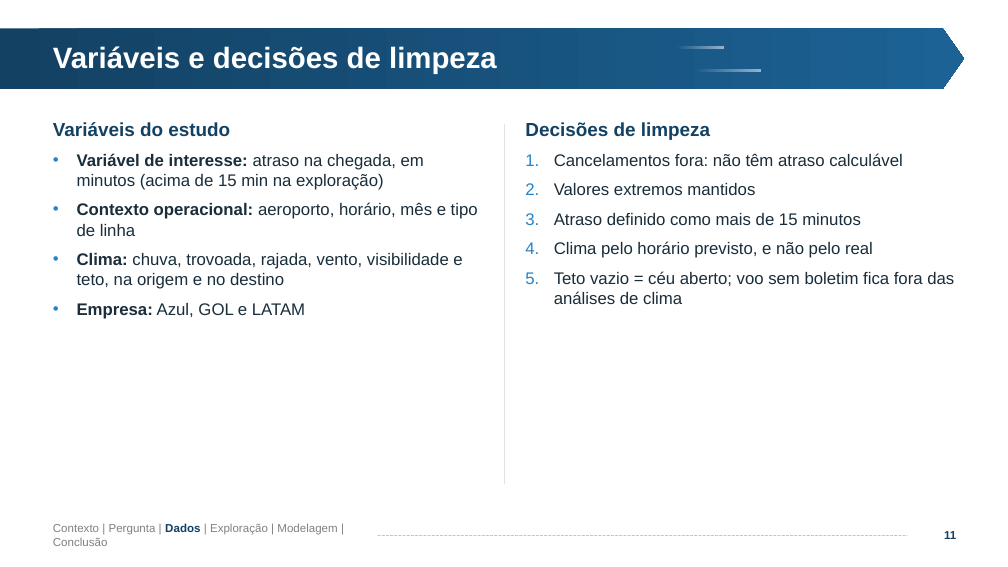
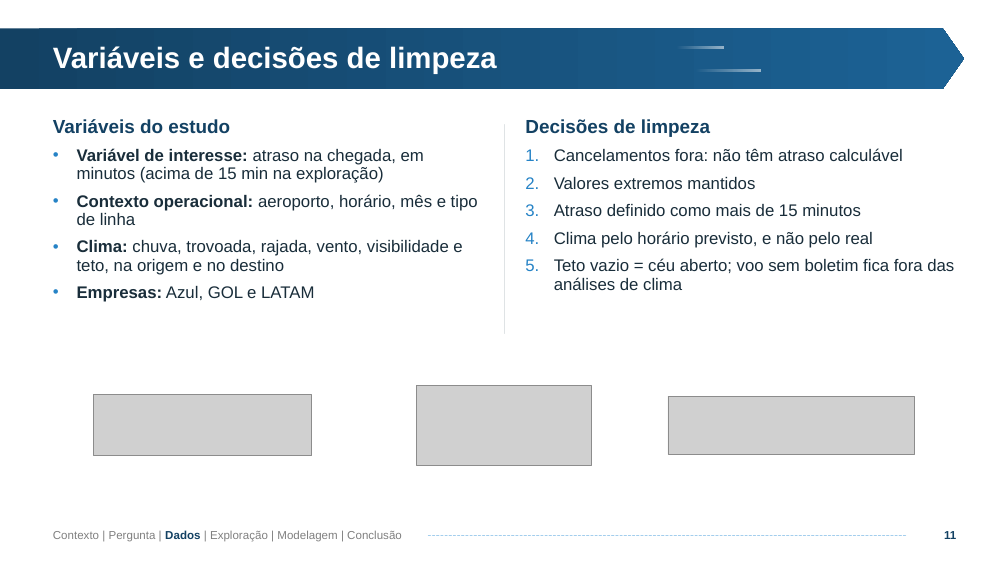
Before and after one commit to Matex0406/Projeto_2_CB, a slide deck: slide 11 of Projeto 2 - CB.pptx. Drawn at 1008x567 pixels with LibreOffice and Linux fonts; fonts in the diff are those of the drawing; grey boxes stand for pictures; background and template pictures are left out. Boxes give left, top, right and bottom in pixels: in the first picture for what was removed or moved away, otherwise in the second. Text is boxed around its words. In the diff, an @@ line names an element or a change of style, - is before the commit and + after.

```diff
--- a/Projeto 2 - CB.pptx
+++ b/Projeto 2 - CB.pptx
@@ text at [53,119,478,275]: line spacing 1 to 0.9 @@
@@ text "Decisões de limpeza" at [525,119,954,290]: line spacing 1 to 0.9 @@
@@ text at [77,286,314,302]: text changed @@
-• Empresa: Azul, GOL e LATAM
+• Empresas: Azul, GOL e LATAM
@@ rectangle added at [494,334,515,492], fill #FFFFFF @@
@@ picture added at [417,386,591,465] @@
@@ picture added at [94,395,312,455] @@
@@ picture added at [668,396,915,454] @@
@@ text "Contexto | Pergunta | Dados ..." rewrapped from [53,523,337,546] to [53,530,402,542] @@
@@ line moved from (378, 535) - (907, 535) to (429, 535) - (907, 535) @@
```
Also in this commit, not shown: 30 other slides changed, 2 other files.
